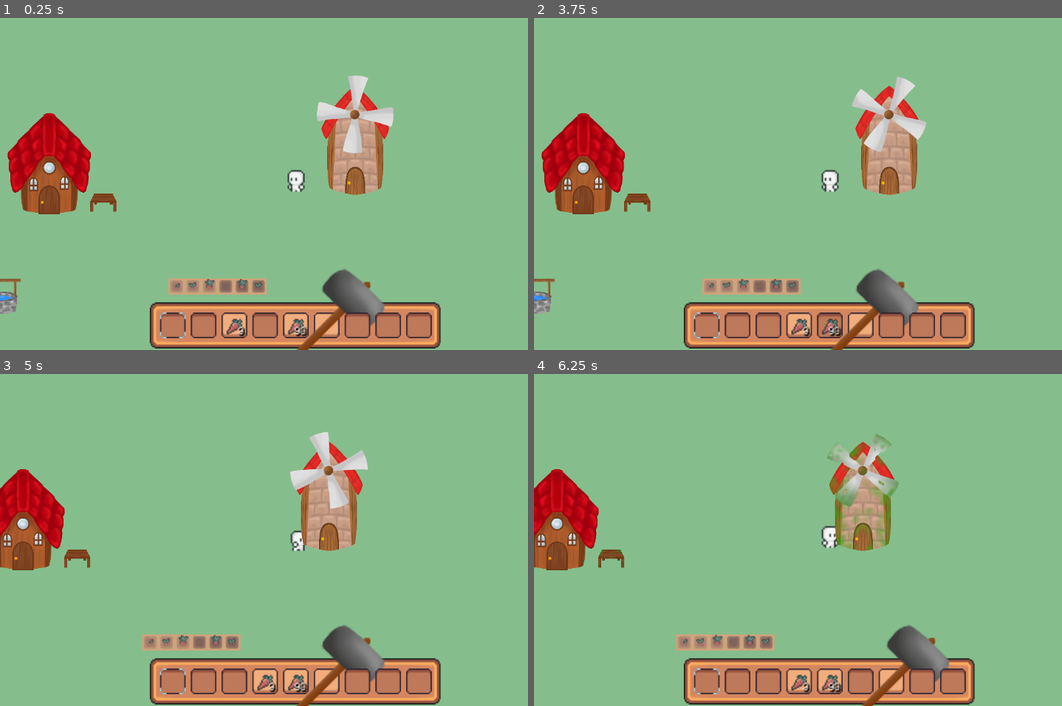
Above: before the commit, frames 1-4 (two rows, left to right).
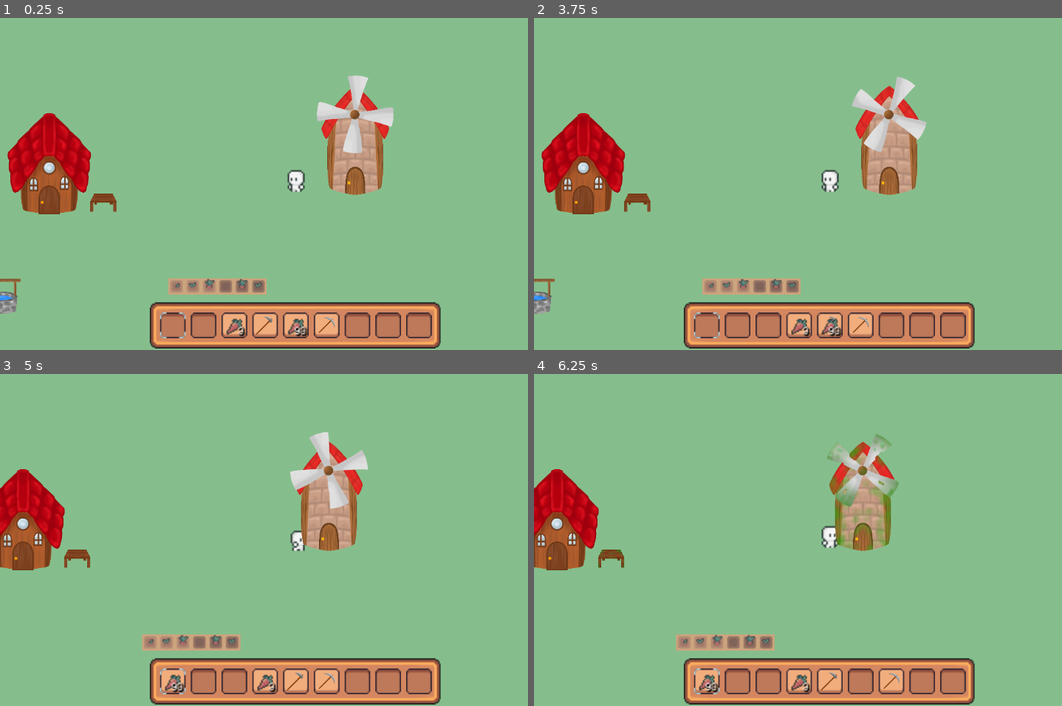
Above: after the commit, the same moments.

Repository: LaClimSx/Back-to-the-roots
Game: Godot game, scene res://Scenes/world.tscn
Same seed, same stepped clock (60 frames per second), same inputs: the game is played once before the commit and once after it.
Inputs (mouse positions are in pixels of both pictures, inside the frame that each line leads up to):
- Up to frame 1 (0.25 s): no input
- Up to frame 2 (3.75 s): click (708, 326) at 0.5 s; click (734, 326) at 1.25 s; click (766, 326) at 2 s; click (798, 326) at 2.75 s; click (829, 326) at 3.5 s
- Up to frame 3 (5 s): move the mouse to (427, 523) at 4.27 s; hold Right (move_right) from 4.28 s (still down); hold Space (Interact) from 4.28 s (still down); click (427, 523) at 4.42 s
- Up to frame 4 (6.25 s): release Right (move_right) at 5 s; release Space (Interact) at 5 s; click (861, 682) at 5 s; click (893, 682) at 5.75 s

The runs differ from the first frame. In frame 1, 1.6% of the frame differs, in the area x 47-73%, y 75-100%; in frame 2, 1.5%; in frame 3, 1.7%; in frame 4, 1.7%, in the area x 30-79%, y 75-100%.

Commit message:
fix: scale tool sprites

Diff:
--- /dev/null
+++ b/Inventory/Items/axe.tres
@@ -0,0 +1,17 @@
+[gd_resource type="Resource" script_class="Tool" load_steps=5 format=3 uid="uid://bqs0rn85ij070"]
+
+[ext_resource type="Texture2D" uid="uid://bvdh843bluvxf" path="res://Assets/Outils/Haches/Sans titre 46_20241017145042.png" id="1_kbimu"]
+[ext_resource type="Texture2D" uid="uid://bn8ovujtg4yxm" path="res://Assets/Outils/Haches/Sans titre 46_20241017144828.png" id="2_cykiw"]
+[ext_resource type="Texture2D" uid="uid://bqu7wethkwoq4" path="res://Assets/Outils/Haches/Sans titre 46_20241017144948.png" id="3_cqj26"]
+[ext_resource type="Script" path="res://Inventory/Items/tool.gd" id="4_lotrf"]
+
+[resource]
+script = ExtResource("4_lotrf")
+maxDurability = 6
+durability = 6
+good_texture = ExtResource("2_cykiw")
+mid_texture = ExtResource("3_cqj26")
+broken_texture = ExtResource("1_kbimu")
+name = "axe"
+texture = ExtResource("2_cykiw")
+maxAmount = 1
--- /dev/null
+++ b/Inventory/Items/hoe.tres
@@ -0,0 +1,17 @@
+[gd_resource type="Resource" script_class="Tool" load_steps=5 format=3 uid="uid://dtdpjnas5yuj"]
+
+[ext_resource type="Texture2D" uid="uid://ccp7mvhssjuyh" path="res://Assets/Outils/Faux/Sans titre 46_20241017144547.png" id="1_c0v0b"]
+[ext_resource type="Texture2D" uid="uid://br6v0t8jwlot0" path="res://Assets/Outils/Faux/Sans titre 46_20241017144343.png" id="2_0fwq6"]
+[ext_resource type="Texture2D" uid="uid://bj7jqjy7165ut" path="res://Assets/Outils/Faux/Sans titre 46_20241017144443.png" id="3_hmnao"]
+[ext_resource type="Script" path="res://Inventory/Items/tool.gd" id="4_pj7qd"]
+
+[resource]
+script = ExtResource("4_pj7qd")
+maxDurability = 6
+durability = 6
+good_texture = ExtResource("2_0fwq6")
+mid_texture = ExtResource("3_hmnao")
+broken_texture = ExtResource("1_c0v0b")
+name = "hoe"
+texture = ExtResource("2_0fwq6")
+maxAmount = 1
--- /dev/null
+++ b/Inventory/Items/pickaxe.tres
@@ -0,0 +1,17 @@
+[gd_resource type="Resource" script_class="Tool" load_steps=5 format=3 uid="uid://cgxc3qe1rv28u"]
+
+[ext_resource type="Texture2D" uid="uid://bv42qett4la77" path="res://Assets/Outils/Pioche/Sans titre 46_20241017145429.png" id="1_cyt31"]
+[ext_resource type="Texture2D" uid="uid://h6crphpet0od" path="res://Assets/Outils/Pioche/Sans titre 46_20241017145250.png" id="2_ogd55"]
+[ext_resource type="Texture2D" uid="uid://dfhb4r328w5n0" path="res://Assets/Outils/Pioche/Sans titre 46_20241017145341.png" id="3_apm0n"]
+[ext_resource type="Script" path="res://Inventory/Items/tool.gd" id="4_73ubs"]
+
+[resource]
+script = ExtResource("4_73ubs")
+maxDurability = 6
+durability = 6
+good_texture = ExtResource("2_ogd55")
+mid_texture = ExtResource("3_apm0n")
+broken_texture = ExtResource("1_cyt31")
+name = "pickaxe"
+texture = ExtResource("2_ogd55")
+maxAmount = 1
--- a/Inventory/item_stack_gui.gd
+++ b/Inventory/item_stack_gui.gd
@@ -5,11 +5,15 @@
 @onready var itemSprite: Sprite2D = $Item
 @onready var amountLabel: Label = $Label
 
+const TARGET_SIZE = Vector2(16,16)
+
 var slot
 
 func update():
 	if !slot || !slot.item: return
 	itemSprite.visible = true
 	itemSprite.texture = slot.item.texture
+	var current_size = itemSprite.texture.get_size()
+	itemSprite.scale = TARGET_SIZE / current_size
 	amountLabel.visible = true if slot.amount > 1 else false
 	amountLabel.text = str(slot.amount)
--- a/Inventory/player_inventory.tres
+++ b/Inventory/player_inventory.tres
@@ -1,9 +1,10 @@
-[gd_resource type="Resource" script_class="Inventory" load_steps=14 format=3 uid="uid://ctfhbwocw3s3j"]
+[gd_resource type="Resource" script_class="Inventory" load_steps=15 format=3 uid="uid://ctfhbwocw3s3j"]
 
 [ext_resource type="Script" path="res://Inventory/inventory_slot.gd" id="2_rfb0m"]
 [ext_resource type="Resource" uid="uid://cwhad3h02d6cl" path="res://Inventory/Items/carrot.tres" id="2_vim4j"]
 [ext_resource type="Script" path="res://Inventory/inventory.gd" id="3_7py5c"]
-[ext_resource type="Resource" uid="uid://bq8mygvms6a06" path="res://Inventory/Items/hammer.tres" id="4_stsix"]
+[ext_resource type="Resource" uid="uid://dtdpjnas5yuj" path="res://Inventory/Items/hoe.tres" id="4_ntcmc"]
+[ext_resource type="Resource" uid="uid://cgxc3qe1rv28u" path="res://Inventory/Items/pickaxe.tres" id="5_37a2k"]
 
 [sub_resource type="Resource" id="Resource_sitbi"]
 script = ExtResource("2_rfb0m")
@@ -20,7 +21,8 @@
 
 [sub_resource type="Resource" id="Resource_agc53"]
 script = ExtResource("2_rfb0m")
-amount = 0
+item = ExtResource("4_ntcmc")
+amount = 1
 
 [sub_resource type="Resource" id="Resource_ewbbj"]
 script = ExtResource("2_rfb0m")
@@ -29,7 +31,7 @@
 
 [sub_resource type="Resource" id="Resource_aioo6"]
 script = ExtResource("2_rfb0m")
-item = ExtResource("4_stsix")
+item = ExtResource("5_37a2k")
 amount = 1
 
 [sub_resource type="Resource" id="Resource_7brvy"]
--- a/Scripts/player.gd
+++ b/Scripts/player.gd
@@ -33,8 +33,6 @@
 		last_dir = velocity
 		$AnimatedSprite2D.play()
 
-	#position += velocity * delta
-	#position = position.clamp(Vector2.ZERO, screen_size)
 	move_and_collide(velocity * delta)
 	position = position.clamp(Vector2.ZERO, screen_size)
 
Not shown, added: Scenes/wor3DF3.tmp
Not shown, added: Scenes/worA5FD.tmp
